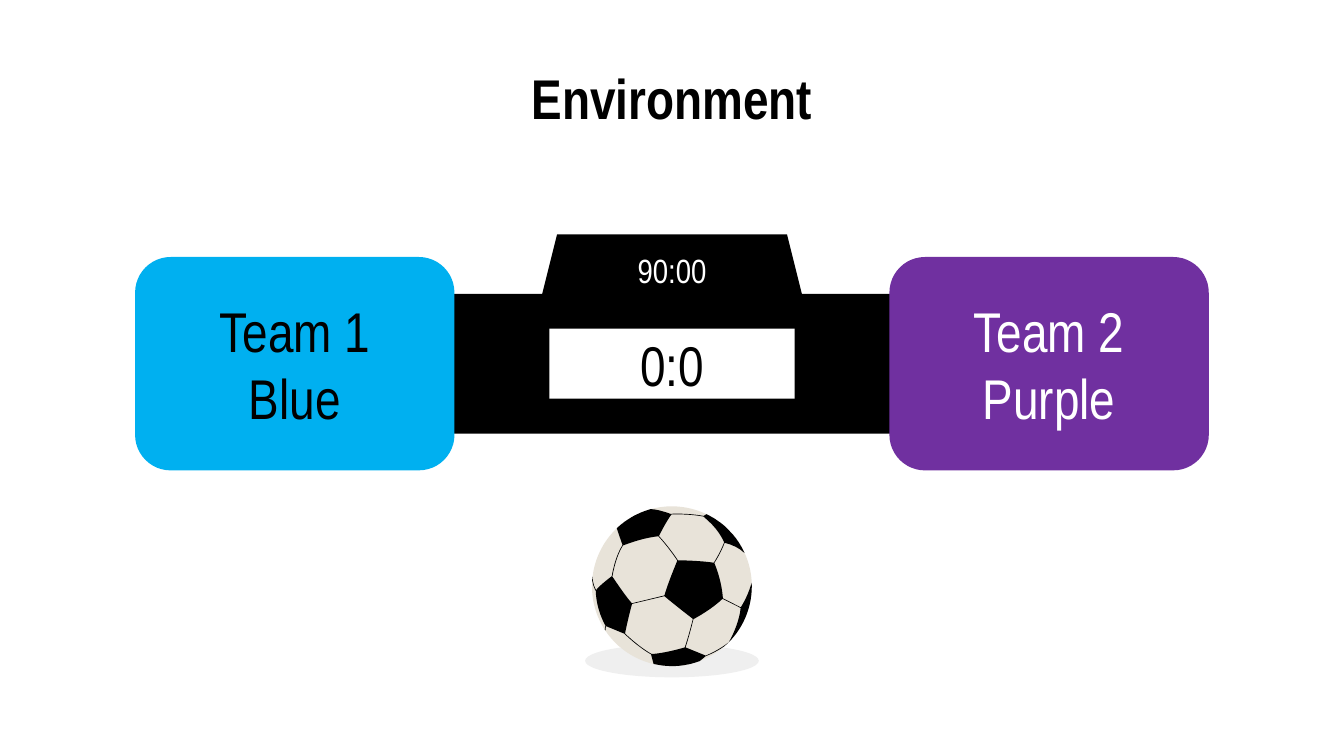
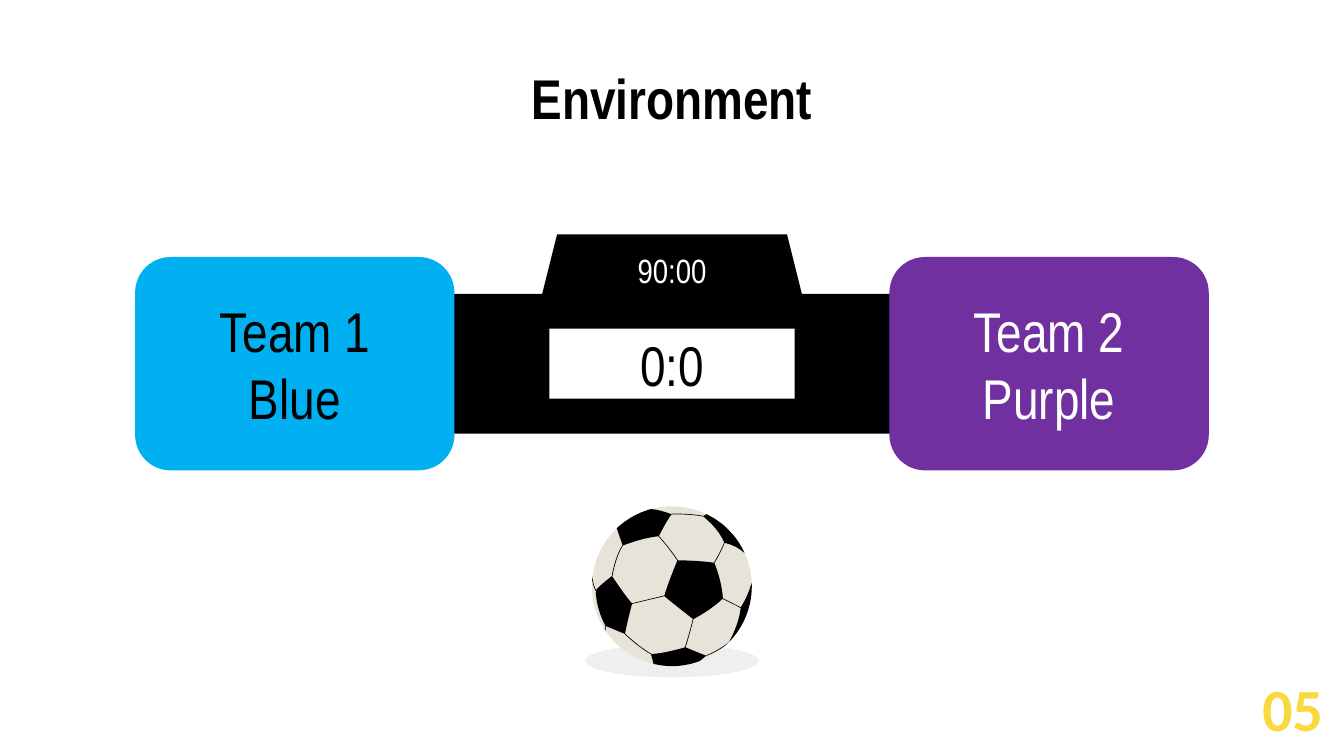
Before and after one commit to IAtwi/RL_project_repo, a slide deck: slide 5 of Project/Assets/ML-Agents/Examples/Soccer/Presentation/SoccerFours.pptx. Drawn at 1344x756 pixels with LibreOffice and Linux fonts; fonts in the diff are those of the drawing. Boxes give left, top, right and bottom in pixels: in the first picture for what was removed or moved away, otherwise in the second. Text is boxed around its words. In the diff, an @@ line names an element or a change of style, - is before the commit and + after.

```diff
--- a/Project/Assets/ML-Agents/Examples/Soccer/Presentation/SoccerFours.pptx
+++ b/Project/Assets/ML-Agents/Examples/Soccer/Presentation/SoccerFours.pptx
@@ text added at box(1262, 692, 1322, 732), 32 pt, text #F9D93D, bold @@
+05
```
Also in this commit, not shown: 10 other slides changed, 5 slides added.
